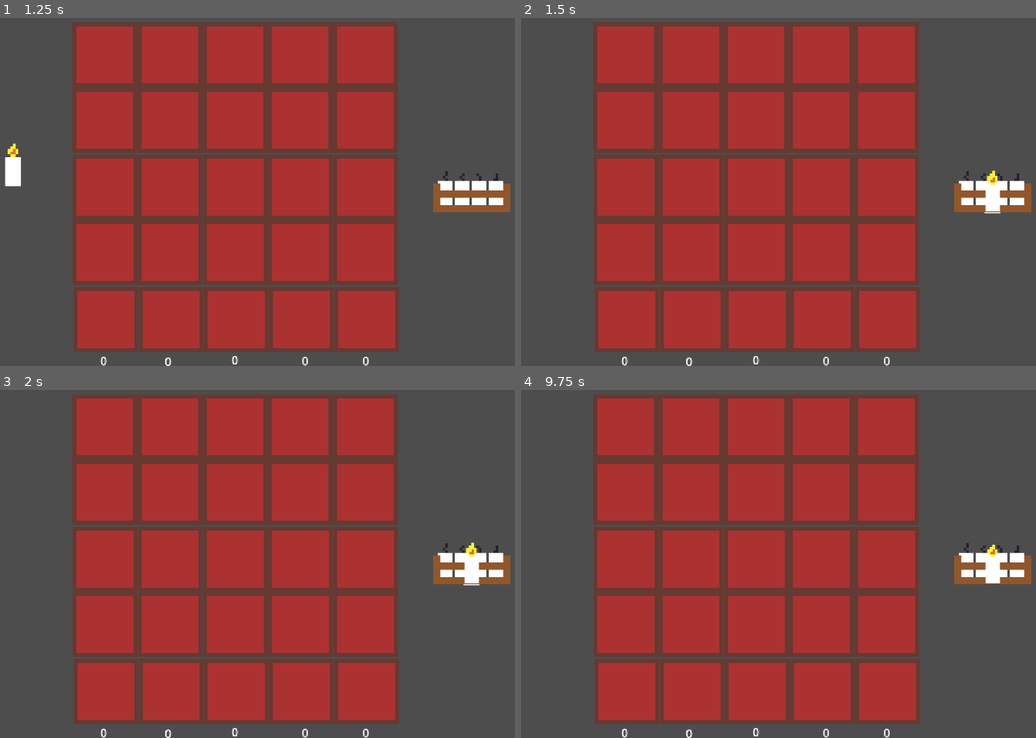
Above: before the commit, frames 1-4 (two rows, left to right).
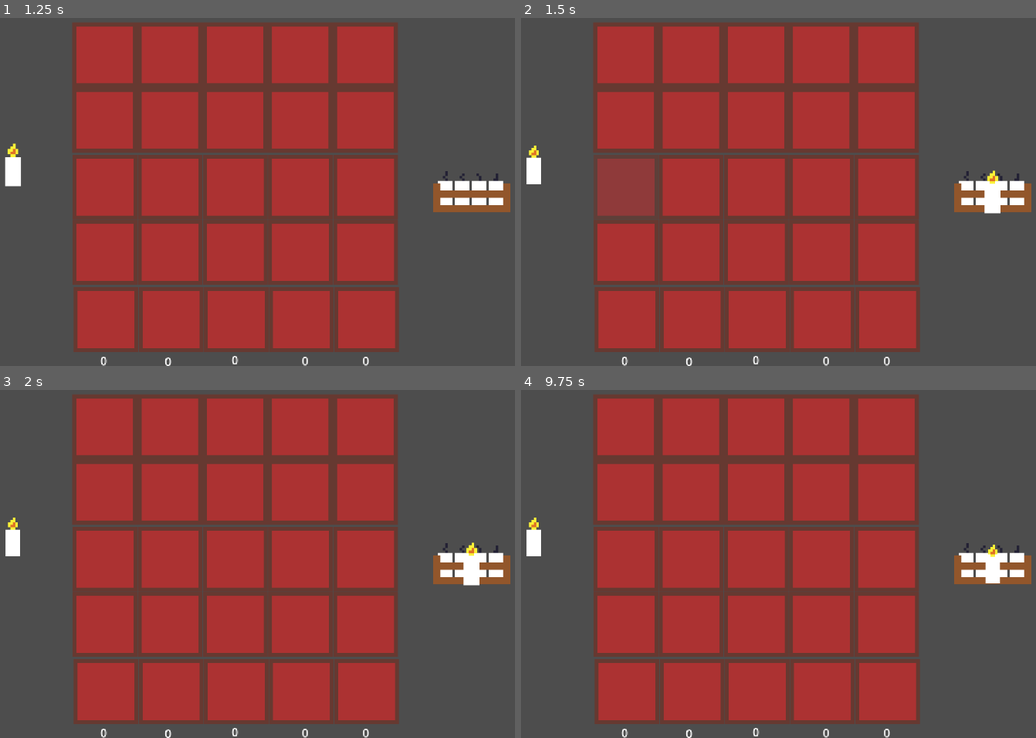
Above: after the commit, the same moments.

Repository: adrientremblay/ld55
Game: Godot game, scene res://scenes/main.tscn
Two runs of this game, one before a commit and one after it. Both use one fixed random seed, a clock stepped at 60 frames per second and the inputs below.
Inputs (mouse positions are in pixels of both pictures, inside the frame that each line leads up to):
- Up to frame 1 (1.25 s): tap Enter at 0.5 s; move the mouse to (10, 164) at 0.52 s; press the mouse at (10, 164) at 0.53 s
- Up to frame 2 (1.5 s): tap Space at 1.25 s; move the mouse to (994, 192) at 1.27 s; release the mouse at (994, 192) at 1.28 s; click (994, 192) at 1.35 s
- Up to frame 3 (2 s): no input
- Up to frame 4 (9.75 s): tap Enter at 2, 3.5 s; move the mouse to (994, 564) at 2.02 s; press the mouse at (994, 564) at 2.03 s; tap Space at 2.75, 4.25 s; release the mouse at (994, 564) at 2.78 s; click (994, 564) at 2.85 s; press the mouse at (994, 564) at 3.53 s; release the mouse at (994, 564) at 4.28 s; click (994, 564) at 4.35 s; press the mouse at (994, 564) at 5.03 s; release the mouse at (994, 564) at 5.78 s; click (994, 564) at 5.85 s; press the mouse at (994, 564) at 6.53 s; release the mouse at (994, 564) at 7.28 s; click (994, 564) at 7.35 s; press the mouse at (994, 564) at 8.03 s; release the mouse at (994, 564) at 8.78 s; click (994, 564) at 8.85 s; move the mouse to (963, 616) at 9.52 s; press the mouse at (963, 616) at 9.53 s

Frame 1 is identical in both runs. In frame 2, 2.1% of the frame differs, in the area x 1-94%, y 36-57%; in frame 3, 0.3%; in frame 4, 0.3%.
Error after the commit: Cannot call method 'set_ease' on a null value. (res://scripts/offering.gd:31)

Commit message:
Drastically dragging and dropping

Diff:
--- a/scenes/main.gd
+++ b/scenes/main.gd
@@ -1,15 +1,12 @@
 extends Node2D
-
 
 # Called when the node enters the scene tree for the first time.
 func _ready() -> void:
 	pass # Replace with function body.
 
-
 # Called every frame. 'delta' is the elapsed time since the previous frame.
 func _process(delta: float) -> void:
 	pass
 
-
 func _on_object_spawner_spawn_object(object: Variant) -> void:
 	add_child(object)
--- a/scripts/offering.gd
+++ b/scripts/offering.gd
@@ -1,7 +1,7 @@
 class_name Offering extends Node2D
 
 var draggable = false
-var body_ref
+var platforms_entered = []
 var offset: Vector2
 var initial_pos
 
@@ -17,16 +17,18 @@
 		offset = get_global_mouse_position() - global_position
 		initial_pos = global_position
 		Dragging.is_dragging = true
-		if body_ref != null:
-			body_ref.placed_offering = null
+		if platforms_entered.size() == 1:
+			platforms_entered[0].placed_offering = null
 	if Input.is_action_pressed("click"):
 		global_position = get_global_mouse_position() - offset
 	elif Input.is_action_just_released("click"):
 		Dragging.is_dragging = false
 		var tween = get_tree().create_tween()
-		if body_ref != null:
-			tween.tween_property(self, "global_position", body_ref.global_position, 0.2).set_ease(Tween.EASE_OUT)
-			body_ref.placed_offering = body_ref
+		if platforms_entered.size() == 1 and platforms_entered[0].placed_offering == null:
+			tween.tween_property(self, "global_position", platforms_entered[0].global_position, 0.2).set_ease(Tween.EASE_OUT)
+			platforms_entered[0].placed_offering = self
+		else:
+			tween.tween_property(self, "global_position", initial_pos, 0.2).set_ease(Tween.EASE_OUT)
 
 func _on_area_2d_mouse_entered() -> void:
 	if Dragging.is_dragging:
@@ -47,7 +49,8 @@
 		return
 
 	body.modulate = Color(Color.WHITE, 0.7)
-	body_ref = body
+	platforms_entered.append(body)
 
 func _on_area_2d_body_exited(body: Node2D) -> void:
+	platforms_entered.erase(body)
 	body.modulate = Color(Color.WHITE, 1.0)
--- a/scripts/offering_spawner.gd
+++ b/scripts/offering_spawner.gd
@@ -16,7 +16,6 @@
 		var object_instance = object_scene.instantiate()
 		object_instance.global_position = get_global_mouse_position()
 		spawn_object.emit(object_instance)
-		print("spawned")
 
 func _on_area_2d_mouse_entered() -> void:
 	can_spawn = true
--- a/scripts/platform.gd
+++ b/scripts/platform.gd
@@ -1,6 +1,6 @@
 class_name Platform extends StaticBody2D
 
-var placed_offering: Object
+var placed_offering = null
 
 # Called when the node enters the scene tree for the first time.
 func _ready() -> void:
